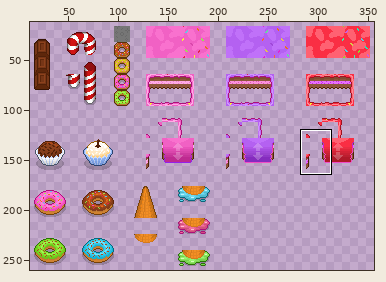
Sprite sheet -- Assets/Resources/Tilesets/tank arena.png. The first picture is a wide view before the edit; the outline marks the close-up.
Close-up. Before the edit:
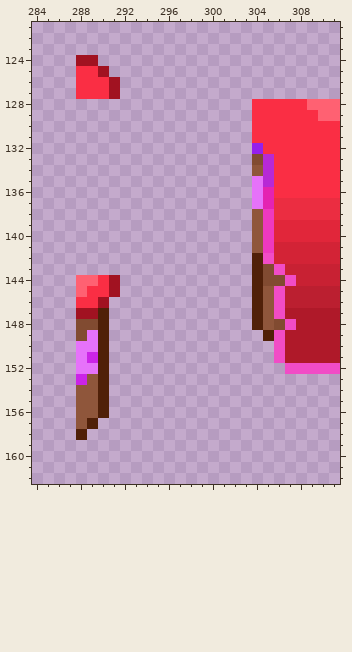
The file is 384x304 pixels. Colours within 5 levels of each other are drawn and written as one. Shown: x 284..311, y 121..162. The wide view leaves out empty margins. The commit also changed other parts of the picture, which this record leaves out.
The same view after the edit:
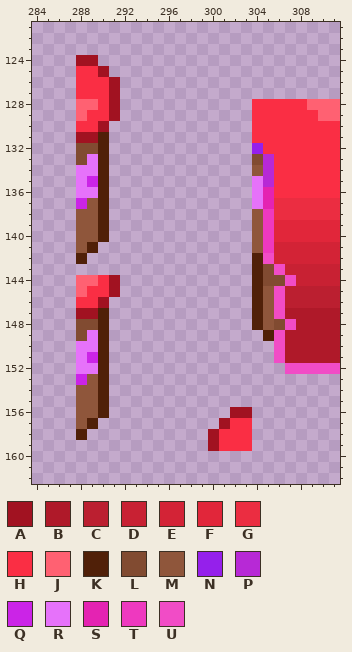
Palette (. is transparent): A #a11221  B #af1929  C #bb1f30  D #c82133  E #d32336  F #e1263a  G #eb2d41  H #fa2e44  J #ff6172  K #502008  L #814b31  M #8f563b  N #9520eb  P #b729d6  Q #cb24e7  R #e672fa  S #e423b2  T #ee39bf  U #f14cc6
The edit:
y 128: x 288..291 .... -> JJHA
y 129: x 288..291 .... -> JHHA
y 130: x 288..290 ... -> HHA
y 131: x 288..290 ... -> AAK
y 132: x 288..290 ... -> LLK
y 133: x 288..290 ... -> LRK
y 134: x 288..290 ... -> RRK
y 135: x 288..290 ... -> RQK
y 136: x 288..290 ... -> RRK
y 137: x 288..290 ... -> QMK
y 138..140: x 288..290 ... -> MMK
y 141: x 288..289 .. -> MK
y 142: x 288 . -> K
y 156: x 302..303 .. -> AA
y 157: x 301..303 ... -> AHH
y 158..159: x 300..303 .... -> AHHH
Changed places in both close-ups, as pixel boxes (x1, y1, x2, y2):
added: (76, 99, 120, 264)
added: (208, 407, 252, 451)
